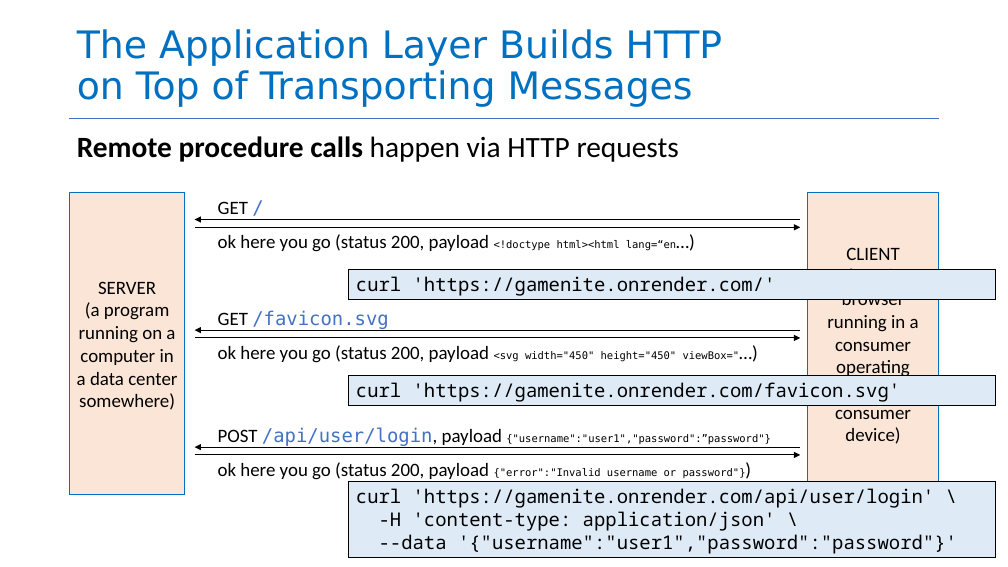
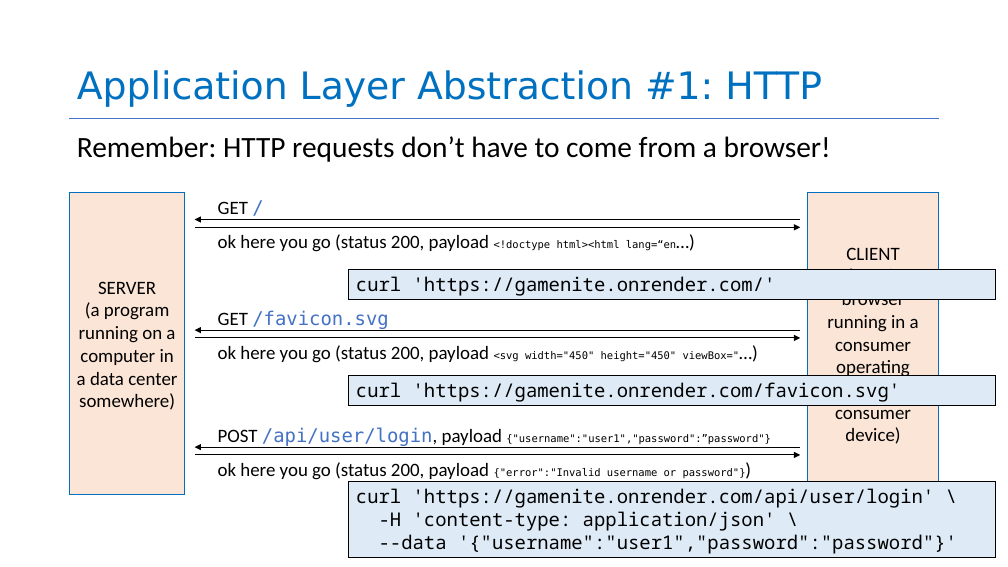
Before and after one commit to neu-se/CS4530-Spring-2026, a slide deck: slide 9 of Slides/Module 04 Web Applications.pptx. Drawn at 1008x567 pixels with LibreOffice and Linux fonts; fonts in the diff are those of the drawing. Boxes give left, top, right and bottom in pixels: in the first picture for what was removed or moved away, otherwise in the second. Text is boxed around its words. In the diff, an @@ line names an element or a change of style, - is before the commit and + after.

```diff
--- a/Slides/Module 04 Web Applications.pptx
+++ b/Slides/Module 04 Web Applications.pptx
@@ title at bbox=[77, 70, 822, 107]: text changed @@
-The Application Layer Builds HTTP
-on Top of Transporting Messages
+Application Layer Abstraction #1: HTTP
@@ text at bbox=[77, 136, 831, 162]: text changed @@
-Remote procedure calls happen via HTTP requests
+Remember: HTTP requests don’t have to come from a browser!
```
Also in this commit, not shown: 6 other slides changed, 2 slides added, 2 other files.
